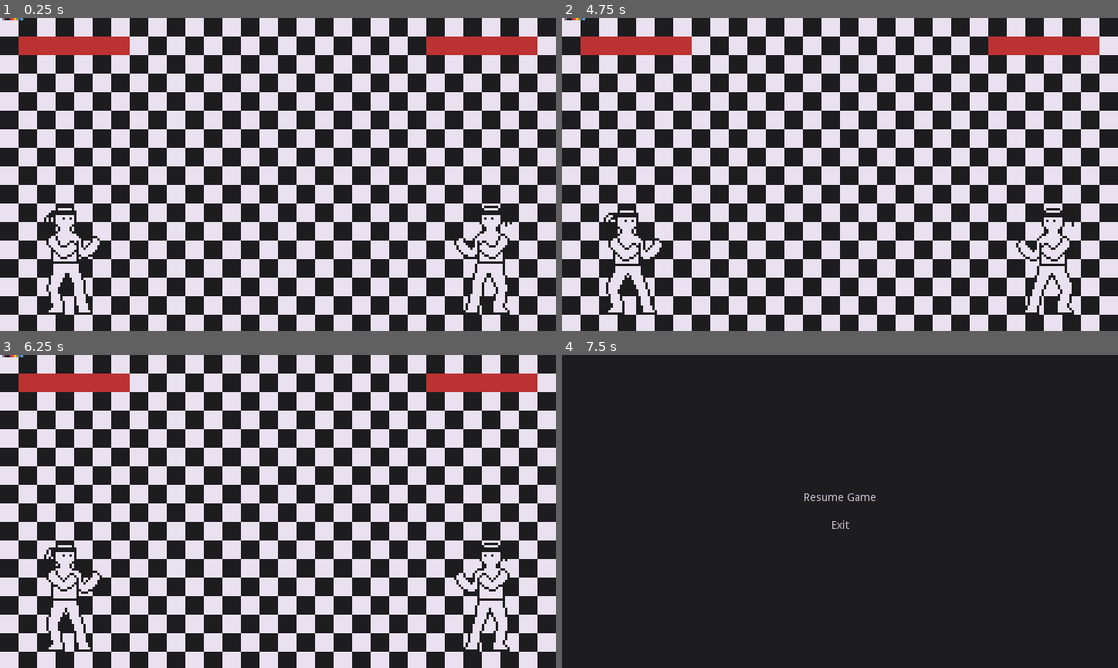
Above: before the commit, frames 1-4 (two rows, left to right).
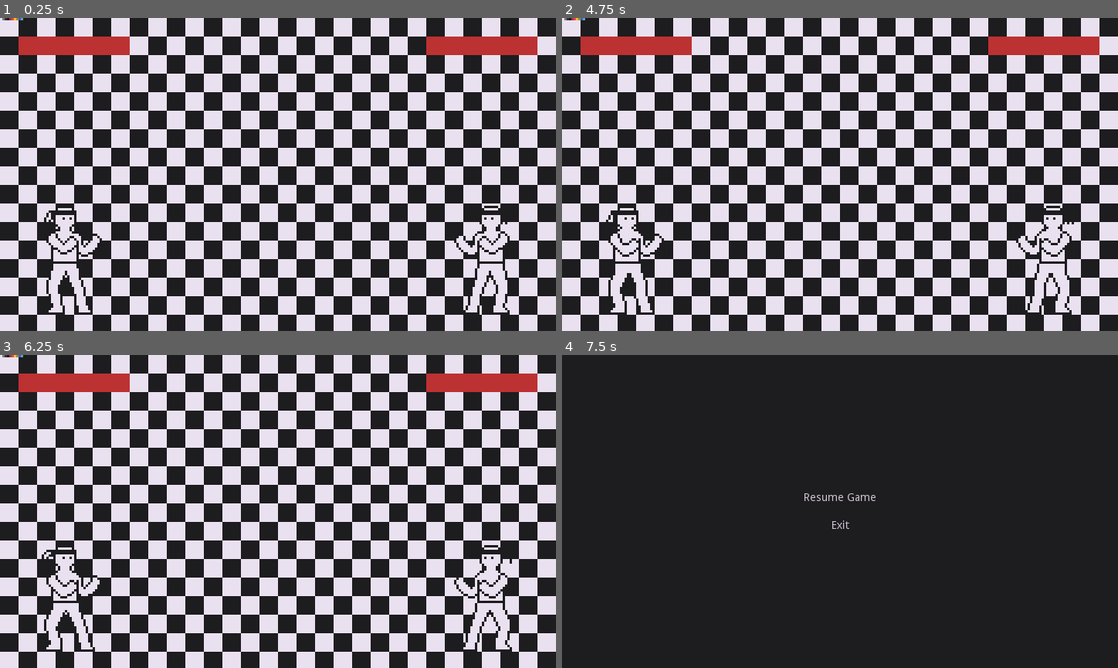
Above: after the commit, the same moments.

Repository: PixelDud/LTRO-1-Game
Game: Godot game, scene res://Scenes/main.tscn
Same seed, same stepped clock (60 frames per second), same inputs: the game is played once before the commit and once after it.
Inputs:
- Up to frame 1 (0.25 s): no input
- Up to frame 2 (4.75 s): hold C (p1Start) 0.53-1.25 s; click "Resume Game" at 1.25 s; tap B (p2Start) at 2.1 s; click "Resume Game" at 2.75 s; hold C (p1Start) 3.53-4.25 s; click "Resume Game" at 4.25 s
- Up to frame 3 (6.25 s): tap B (p2Start) at 5.1 s; tap Enter at 5.75 s; hold C (p1Start) from 5.78 s (still down)
- Up to frame 4 (7.5 s): release C (p1Start) at 6.53 s; tap B (p2Start) at 6.6, 7.25 s; hold C (p1Start) from 7.28 s (still down)

The runs differ from the first frame. In frame 1, 0.8% of the frame differs, in the area x 8-93%, y 61-92%; in frame 2, 1.5%, in the area x 7-93%, y 60-95%; in frame 3, 1.5%; in frame 4, nothing differs.

Commit message:
added nonworking hitbox
added a hitbox that shows when the low attack is done,
need  make it spawn when the attack is done, instead of just hiding and showing, cause it would still be active
also need to make it so the character can get hit, because i've got no clue how to do that

Diff:
--- a/Prefabs/Player.tscn
+++ b/Prefabs/Player.tscn
@@ -43,16 +43,19 @@
 "name": "default",
 "speed": 10.0
 }, {
+"frames": [ SubResource( 7 ), SubResource( 8 ) ],
+"loop": true,
+"name": "lowkick",
+"speed": 4.0
+}, {
 "frames": [ ExtResource( 3 ) ],
 "loop": true,
 "name": "block",
 "speed": 5.0
-}, {
-"frames": [ SubResource( 7 ), SubResource( 8 ) ],
-"loop": true,
-"name": "lowkick",
-"speed": 4.0
 } ]
+
+[sub_resource type="RectangleShape2D" id=10]
+extents = Vector2( 6.80447, 2.58441 )
 
 [node name="Player" type="KinematicBody2D"]
 script = ExtResource( 2 )
@@ -62,5 +65,14 @@
 shape = SubResource( 1 )
 
 [node name="Sprite" type="AnimatedSprite" parent="."]
+position = Vector2( 0, -0.117985 )
 frames = SubResource( 9 )
+frame = 2
 playing = true
+
+[node name="HitBoxes" type="Area2D" parent="."]
+
+[node name="Lowkick" type="CollisionShape2D" parent="HitBoxes"]
+visible = false
+position = Vector2( 11.4042, 20.8507 )
+shape = SubResource( 10 )
--- /dev/null
+++ b/Scenes/hitBoxTesting.gd
@@ -0,0 +1,16 @@
+extends Area2D
+
+
+# Declare member variables here. Examples:
+# var a = 2
+# var b = "text"
+
+
+# Called when the node enters the scene tree for the first time.
+func _ready():
+	pass # Replace with function body.
+
+
+# Called every frame. 'delta' is the elapsed time since the previous frame.
+#func _process(delta):
+#	pass
--- a/Scripts/playerController.gd
+++ b/Scripts/playerController.gd
@@ -31,6 +31,7 @@
 # b = "p" + str(playerNumber) + "B"
 # a = "p" + str(playerNumber) + "A"
 # start = "p" + str(playerNumber) + "Start"
+onready var lowKickBox = $HitBoxes/Lowkick
 onready var sprite = $Sprite
 onready var healthBar = get_parent().get_node("p" + str(playerNumber) + "Health")
 onready var dashAudioCue = $dashAudioCue
@@ -143,9 +144,11 @@
 #		isDashing = false
 #		backDash = backDashDefault
 #	leftDash = 0
+func _on_Collision_area_entered(area):
+	print("enter")
 
 func getHitCheck():
-	# use areas
+
 	pass
 
 func attackCheck():
@@ -170,7 +173,6 @@
 		print("Right Attack!")
 		canAttack = false
 		moveSpeed = 0
-		sprite.animation = "lowkick"
 		yield(get_tree().create_timer(attackCooldown), "timeout")
 		moveSpeed = 60
 		canAttack = true
@@ -180,7 +182,9 @@
 		canAttack = false
 		moveSpeed = 0
 		sprite.animation = "lowkick"
-		yield(get_tree().create_timer(attackCooldown), "timeout")
+		lowKickBox.show()
+		yield(get_tree().create_timer(attackCooldown), "timeout")
+		lowKickBox.hide()
 		moveSpeed = 60
 		canAttack = true
 		print("Can attack now.")
Not shown: 1 places in Prefabs/Player.tscn that only renumber resources
